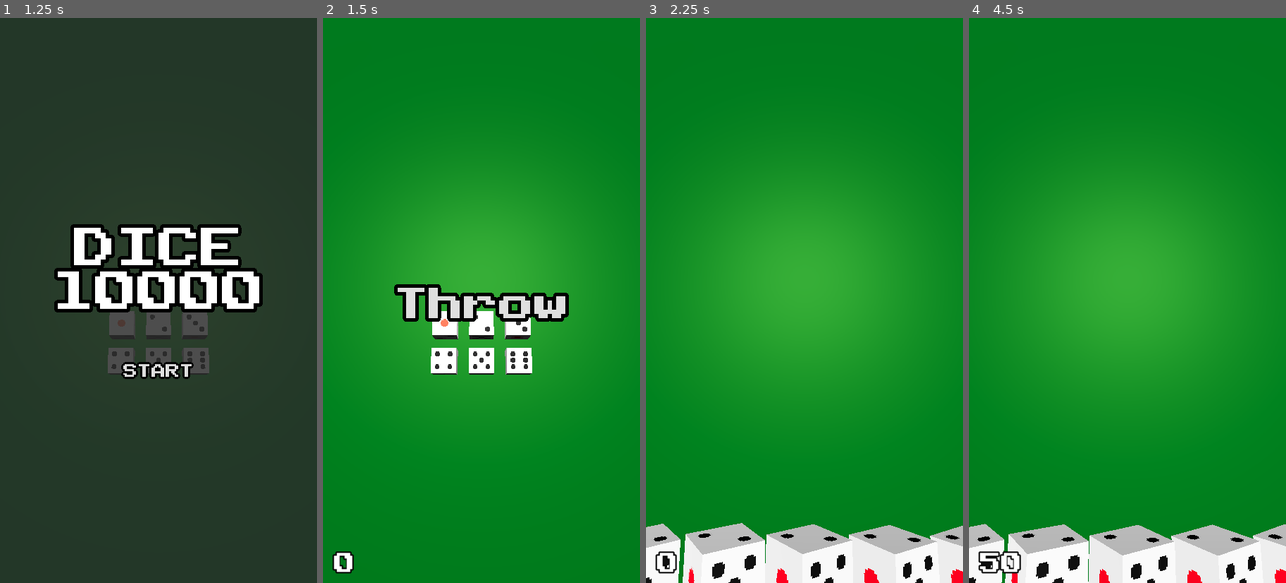
Above: before the commit, frames 1-4 (left to right).
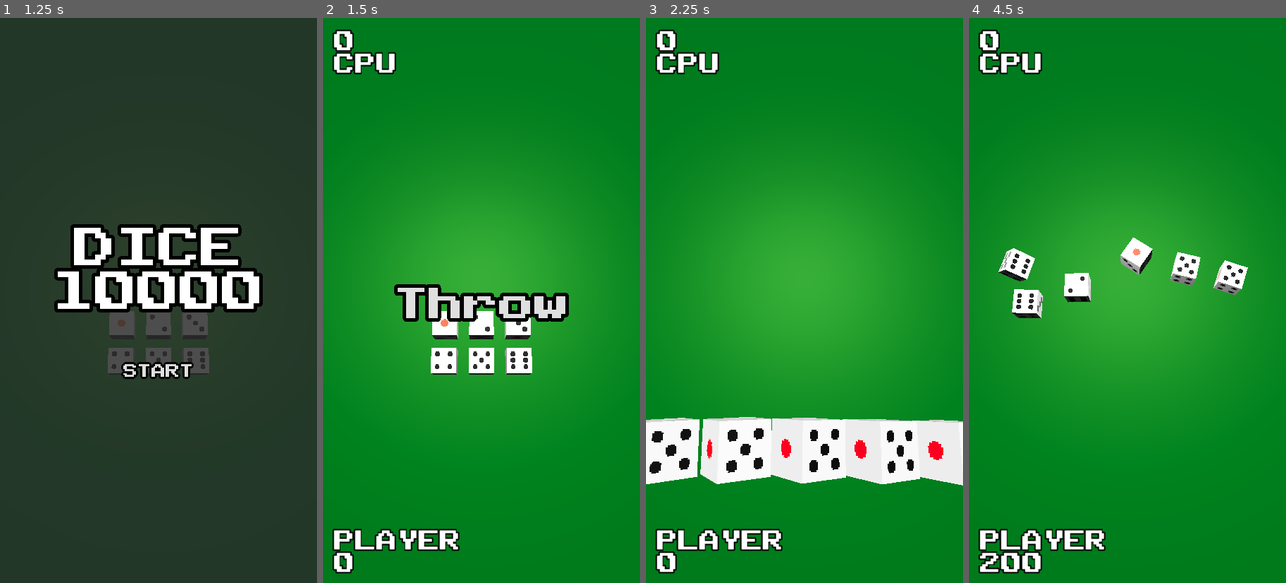
Above: after the commit, the same moments.

Repository: SocratesDz/Dice10K
Game: Godot game, scene res://main.tscn
Two runs of this game, one before a commit and one after it. Both use one fixed random seed, a clock stepped at 60 frames per second and the inputs below.
Inputs (mouse positions are in pixels of both pictures, inside the frame that each line leads up to):
- Up to frame 1 (1.25 s): no input
- Up to frame 2 (1.5 s): click "START" at 1.25 s
- Up to frame 3 (2.25 s): click "Throw" at 2 s
- Up to frame 4 (4.5 s): click (1127, 300) at 4.25 s, where only the run before the commit has a clickable "Throw"

Frame 1 is identical in both runs. In frame 2, 2.1% of the frame differs, in the area x 2-44%, y 2-95%; in frame 3, 21%, in the area x 0-100%, y 2-100%; in frame 4, 12%.

Commit message:
feat: Add sfx sound for scoring points. CPU player throws dice from across the board.

Diff:
--- a/game.gd
+++ b/game.gd
@@ -1,28 +1,36 @@
 class_name Game
 extends Node3D
 
-@onready var throw_point: Marker3D = $ThrowPoint
+@onready var player_throw_point: Marker3D = $PlayerThrowPoint
+@onready var cpu_throw_point: Marker3D = $CPUThrowPoint
 @onready var floor_body: StaticBody3D = $Board/Body
 @onready var throw_button: Button = %ThrowButton
-@onready var score_label: Label = %ScoreLabel
+@onready var player_score_label: Label = %PlayerScoreLabel
+@onready var cpu_score_label: Label = %CPUScoreLabel
 @onready var animation_player: AnimationPlayer = $AnimationPlayer
 @onready var hud: Control = $HUD
 @onready var play_again_button: Button = %PlayAgainButton
-
-const IMPULSE_FACTOR = 0.5
+@onready var score_sfx_audio_player: AudioStreamPlayer = $ScoreSfxAudioPlayer
+
+const IMPULSE_FACTOR = 1.2
 const TORQUE_FACTOR = 0.01
 const WINNING_SCORE = 10000
+const CPU_TURN_DURATION = 2.0
 
 signal all_dice_stopped
 signal player_wins
 signal player_loses
 signal restart_game
 
-var stopped_dice = 0
+enum TurnType {
+	PLAYER, CPU
+}
+
 var dice: Array[Die] = []
-var turn_start = false
 var player_score = 0
 var cpu_score = 0
+var current_turn = TurnType.PLAYER
+var _stopped_dice = 0
 
 
 func _ready():
@@ -33,7 +41,6 @@
 	# Connect dice signals
 	for die in dice:
 		die.sleeping_state_changed.connect(_on_die_stopped.bind(die))
-		#die.stopped.connect(_on_die_stopped)
 
 	# Complete turn when all dice have stopped
 	all_dice_stopped.connect(_complete_turn)
@@ -48,9 +55,8 @@
 	# Restart game
 	play_again_button.pressed.connect(_restart_game)
 
-	score_label.text = str(player_score)
-
-	turn_start = true
+	player_score_label.text = _format_score(player_score, TurnType.PLAYER)
+	cpu_score_label.text = _format_score(cpu_score, TurnType.CPU)
 
 
 func _show_end_game_ui(player_won: bool):
@@ -69,7 +75,6 @@
 
 
 func _throw_dice_action():
-	turn_start = false
 	_reset_dice()
 	_hide_throw_button()
 	_throw_dice()
@@ -77,7 +82,7 @@
 
 ## Reset game state
 func _reset_dice():
-	stopped_dice = 0
+	_stopped_dice = 0
 	for die in dice:
 		die.thrown = false
 
@@ -91,41 +96,65 @@
 
 
 func _complete_turn():
-	player_score += calculate_score()
-	score_label.text = str(player_score)
+	var score = calculate_score()
+	if current_turn == TurnType.PLAYER:
+		player_score += score
+		player_score_label.text = _format_score(player_score, current_turn)
+	else:
+		cpu_score += score
+		cpu_score_label.text = _format_score(cpu_score, current_turn)
+	score_sfx_audio_player.play()
+
 	if player_score >= WINNING_SCORE:
 		player_wins.emit()
 	elif cpu_score >= WINNING_SCORE:
 		player_loses.emit()
 	else:
-		_show_throw_button()
-		turn_start = true
+		if current_turn == TurnType.PLAYER:
+			current_turn = TurnType.CPU
+		else:
+			current_turn = TurnType.PLAYER
+
+		if current_turn == TurnType.PLAYER:
+			_show_throw_button()
+		else:
+			await get_tree().create_timer(CPU_TURN_DURATION).timeout
+			_throw_dice_action()
 
 
 func _throw_dice():
 	# Set dice around marker throw point
 	for i in dice.size():
 		var die = dice[i]
+		var turn_direction_modifier = 0
+		var dice_target_position = Vector3.ZERO
+		match current_turn:
+			TurnType.PLAYER:
+				turn_direction_modifier = 1
+				dice_target_position = player_throw_point.position
+			TurnType.CPU:
+				turn_direction_modifier = -1
+				dice_target_position = cpu_throw_point.position
 		# Position dice horizontally in linear fashion
 		var margin_x = 0.20
-		die.position = throw_point.position + \
+		die.position = dice_target_position + \
 			((i - dice.size()/2) * Vector3(margin_x, 0, 0))
 		die.rotation = Vector3.ZERO
 
 		die.set_linear_velocity(Vector3.ZERO)
 		# Apply impulse forward
-		die.apply_impulse(Vector3.FORWARD * IMPULSE_FACTOR)
+		die.apply_impulse(Vector3.FORWARD * IMPULSE_FACTOR * turn_direction_modifier)
 		# Apply torque impulse
-		die.apply_torque_impulse(Vector3.FORWARD * TORQUE_FACTOR)
+		die.apply_torque_impulse(Vector3.FORWARD * TORQUE_FACTOR * turn_direction_modifier)
 		# Detect when die hits floor
 		die.body_entered.connect(_on_die_collided.bind(die))
 
 
 func _on_die_stopped(die: Die):
 	if die.thrown and die.sleeping:
-		stopped_dice += 1
-
-	if stopped_dice >= dice.size():
+		_stopped_dice += 1
+
+	if _stopped_dice >= dice.size():
 		all_dice_stopped.emit()
 
 
@@ -133,6 +162,13 @@
 	if collided_with == floor_body:
 		die.thrown = true
 		die.body_entered.disconnect(_on_die_collided.bind(die))
+
+
+func _format_score(score: int, turn_type: TurnType) -> String:
+	if turn_type == TurnType.PLAYER:
+		return "PLAYER\n%d" % [score]
+	else:
+		return "%d\nCPU" % [score]
 
 
 func calculate_score() -> int:
--- a/game.tscn
+++ b/game.tscn
@@ -1,10 +1,11 @@
-[gd_scene load_steps=21 format=3 uid="uid://345ud6505tyw"]
+[gd_scene load_steps=22 format=3 uid="uid://345ud6505tyw"]
 
 [ext_resource type="PackedScene" uid="uid://dmmob7v87o5e5" path="res://board.tscn" id="1_854io"]
 [ext_resource type="Script" path="res://game.gd" id="1_p874v"]
 [ext_resource type="PackedScene" uid="uid://d0kyw2f1lxeug" path="res://die.tscn" id="2_82f15"]
 [ext_resource type="Theme" uid="uid://63u8edwr4kjv" path="res://resources/ui_theme.tres" id="5_r7qh3"]
 [ext_resource type="StyleBox" uid="uid://c4xxkp3i7kq2m" path="res://resources/ui_panel_background.tres" id="6_5l1b3"]
+[ext_resource type="AudioStream" uid="uid://x86qd6drqbsu" path="res://assets/sounds/pickupCoin.wav" id="6_ae7tc"]
 
 [sub_resource type="BoxMesh" id="BoxMesh_5a2gb"]
 size = Vector3(0.2, 3, 6)
@@ -327,8 +328,11 @@
 [node name="Die6" parent="Dice" instance=ExtResource("2_82f15")]
 transform = Transform3D(-4.37114e-08, -1, 0, 1, -4.37114e-08, 0, 0, 0, 1, 0.24, 0.085, 0.24)
 
-[node name="ThrowPoint" type="Marker3D" parent="."]
-transform = Transform3D(1, 0, 0, 0, 1, 0, 0, 0, 1, 0, 1.56594, 1.11842)
+[node name="PlayerThrowPoint" type="Marker3D" parent="."]
+transform = Transform3D(1, 0, 0, 0, 1, 0, 0, 0, 1, 0, 1.46594, 1.11842)
+
+[node name="CPUThrowPoint" type="Marker3D" parent="."]
+transform = Transform3D(1, 0, 0, 0, 1, 0, 0, 0, 1, 0, 1.46594, -2.38158)
 
 [node name="Walls" type="Node3D" parent="."]
 
@@ -353,7 +357,7 @@
 shape = SubResource("ConcavePolygonShape3D_oi5ip")
 
 [node name="SouthWall4" type="StaticBody3D" parent="Walls"]
-transform = Transform3D(1, 0, 0, 0, 1, 0, 0, 0, 1, 0, 0, 1.6)
+transform = Transform3D(1, 0, 0, 0, 1, 0, 0, 0, 1, 0, 0, 1.5)
 
 [node name="MeshInstance3D" type="MeshInstance3D" parent="Walls/SouthWall4"]
 visible = false
@@ -415,7 +419,20 @@
 text = "Throw"
 flat = true
 
-[node name="ScoreLabel" type="Label" parent="HUD"]
+[node name="CPUScoreLabel" type="Label" parent="HUD"]
+unique_name_in_owner = true
+layout_mode = 1
+anchors_preset = -1
+offset_left = 25.0
+offset_top = 25.0
+offset_right = 40.0
+offset_bottom = 16.0
+theme_override_colors/font_outline_color = Color(0, 0, 0, 1)
+theme_override_constants/outline_size = 12
+theme_override_font_sizes/font_size = 48
+text = "0"
+
+[node name="PlayerScoreLabel" type="Label" parent="HUD"]
 unique_name_in_owner = true
 layout_mode = 1
 anchors_preset = -1
@@ -452,10 +469,10 @@
 anchor_top = 0.5
 anchor_right = 0.5
 anchor_bottom = 0.5
-offset_left = 104.0
-offset_top = 616.0
-offset_right = 616.0
-offset_bottom = 680.0
+offset_left = -256.0
+offset_top = -24.0
+offset_right = 256.0
+offset_bottom = 40.0
 grow_horizontal = 2
 grow_vertical = 2
 theme_override_colors/font_outline_color = Color(0, 0, 0, 1)
@@ -473,10 +490,10 @@
 anchor_top = 0.5
 anchor_right = 0.5
 anchor_bottom = 0.5
-offset_left = 104.0
-offset_top = 608.0
-offset_right = 616.0
-offset_bottom = 672.0
+offset_left = -256.0
+offset_top = -32.0
+offset_right = 256.0
+offset_bottom = 32.0
 grow_horizontal = 2
 grow_vertical = 2
 theme_override_colors/font_outline_color = Color(0, 0, 0, 1)
@@ -505,3 +522,6 @@
 text = "Play again"
 flat = true
 metadata/_edit_use_anchors_ = true
+
+[node name="ScoreSfxAudioPlayer" type="AudioStreamPlayer" parent="."]
+stream = ExtResource("6_ae7tc")
Not shown, added: assets/sounds/pickupCoin.wav.import
Not shown, added: assets/sounds/pickupCoin.wav
